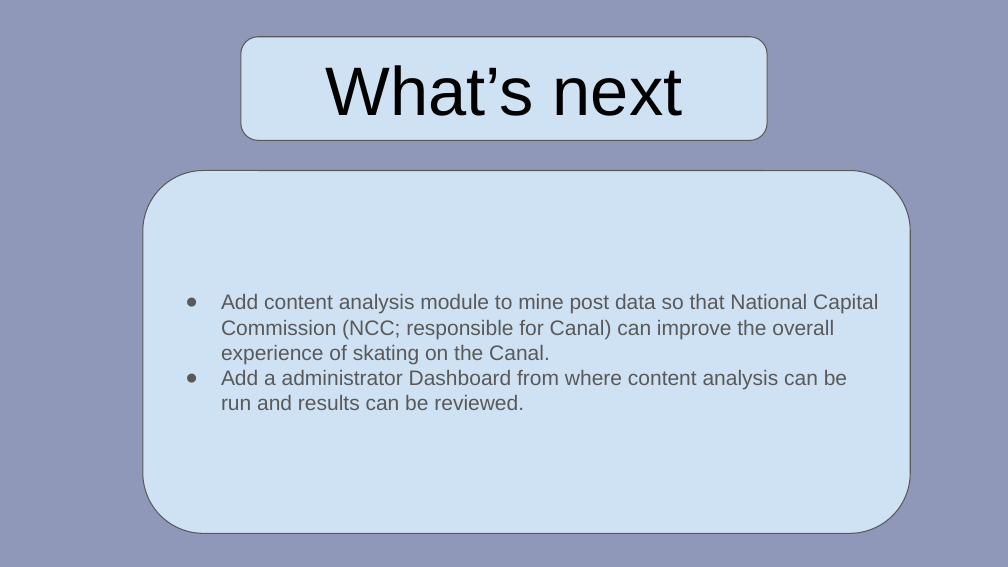
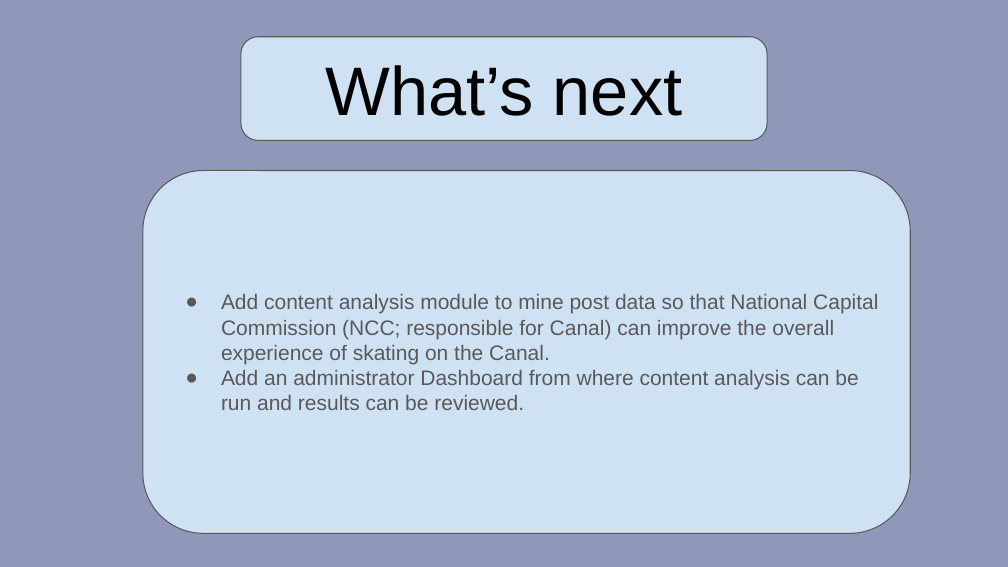
Before and after one commit to WardVanlaar/lord-of-the-rinks, a slide deck: slide 8 of assets/Project#2.pptx. Drawn at 1008x567 pixels with LibreOffice and Linux fonts; fonts in the diff are those of the drawing. Boxes give left, top, right and bottom in pixels: in the first picture for what was removed or moved away, otherwise in the second. Text is boxed around its words. In the diff, an @@ line names an element or a change of style, - is before the commit and + after.

Commit message:
save for now

```diff
--- a/assets/Project#2.pptx
+++ b/assets/Project#2.pptx
@@ text in rounded rectangle at box(221, 370, 858, 410): text changed @@
-● Add a administrator Dashboard from where content analysis can be run and results can be reviewed.
+● Add an administrator Dashboard from where content analysis can be run and results can be reviewed.
```
